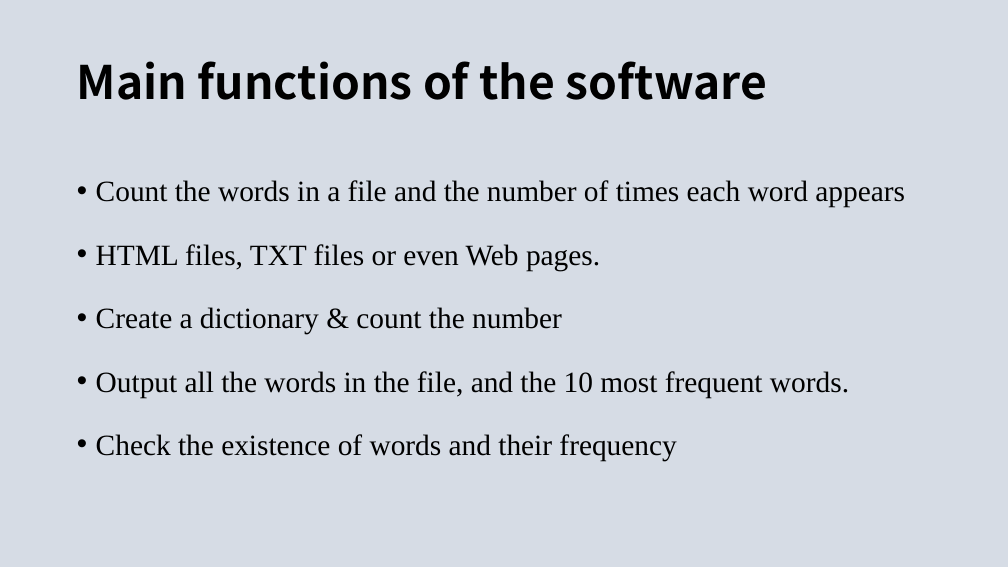
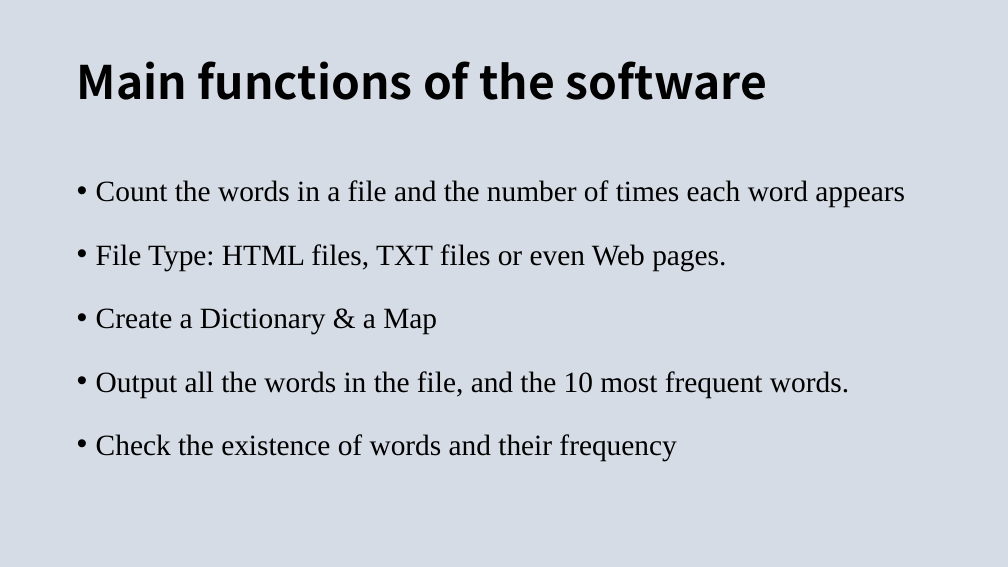
Before and after one commit to s-0-1/ACC-Final-Project, a slide deck: slide 10 of Final Project - ACC.pptx. Drawn at 1008x567 pixels with LibreOffice and Linux fonts; fonts in the diff are those of the drawing. Boxes give left, top, right and bottom in pixels: in the first picture for what was removed or moved away, otherwise in the second. Text is boxed around its words. In the diff, an @@ line names an element or a change of style, - is before the commit and + after.

```diff
--- a/Final Project - ACC.pptx
+++ b/Final Project - ACC.pptx
@@ text at (x1=96, y1=244, x2=726, y2=334): text changed @@
-• HTML files, TXT files or even Web pages.
-• Create a dictionary & count the number
+• File Type: HTML files, TXT files or even Web pages.
+• Create a Dictionary & a Map
```
Also in this commit, not shown: 2 other slides changed.
